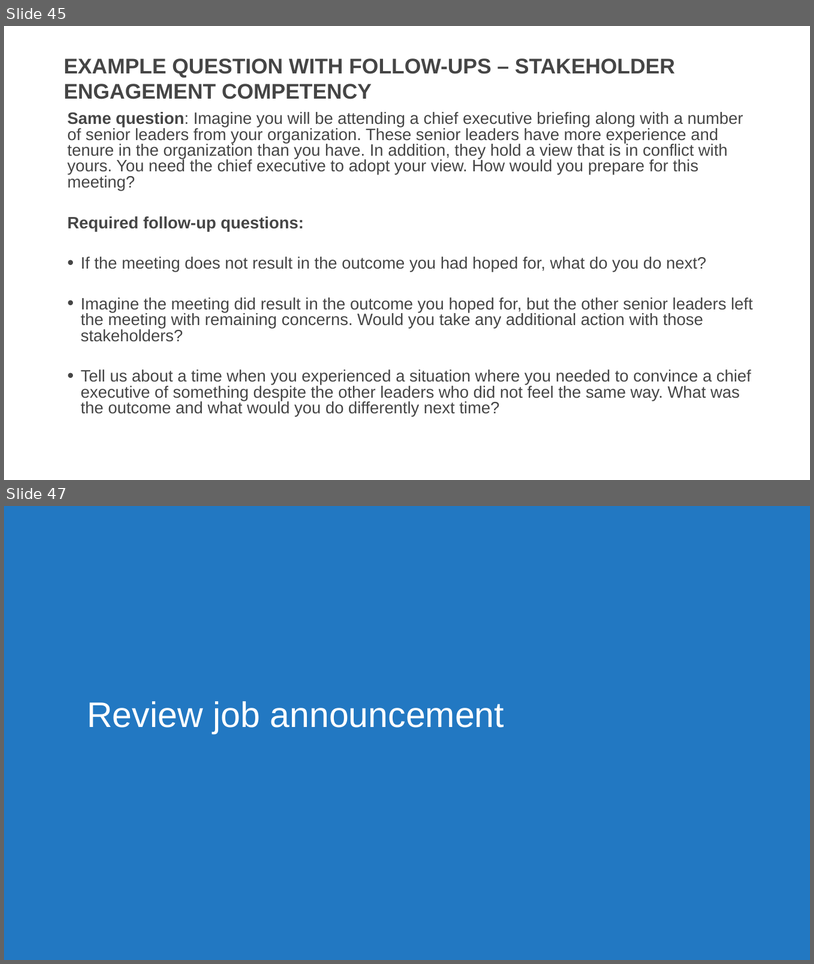
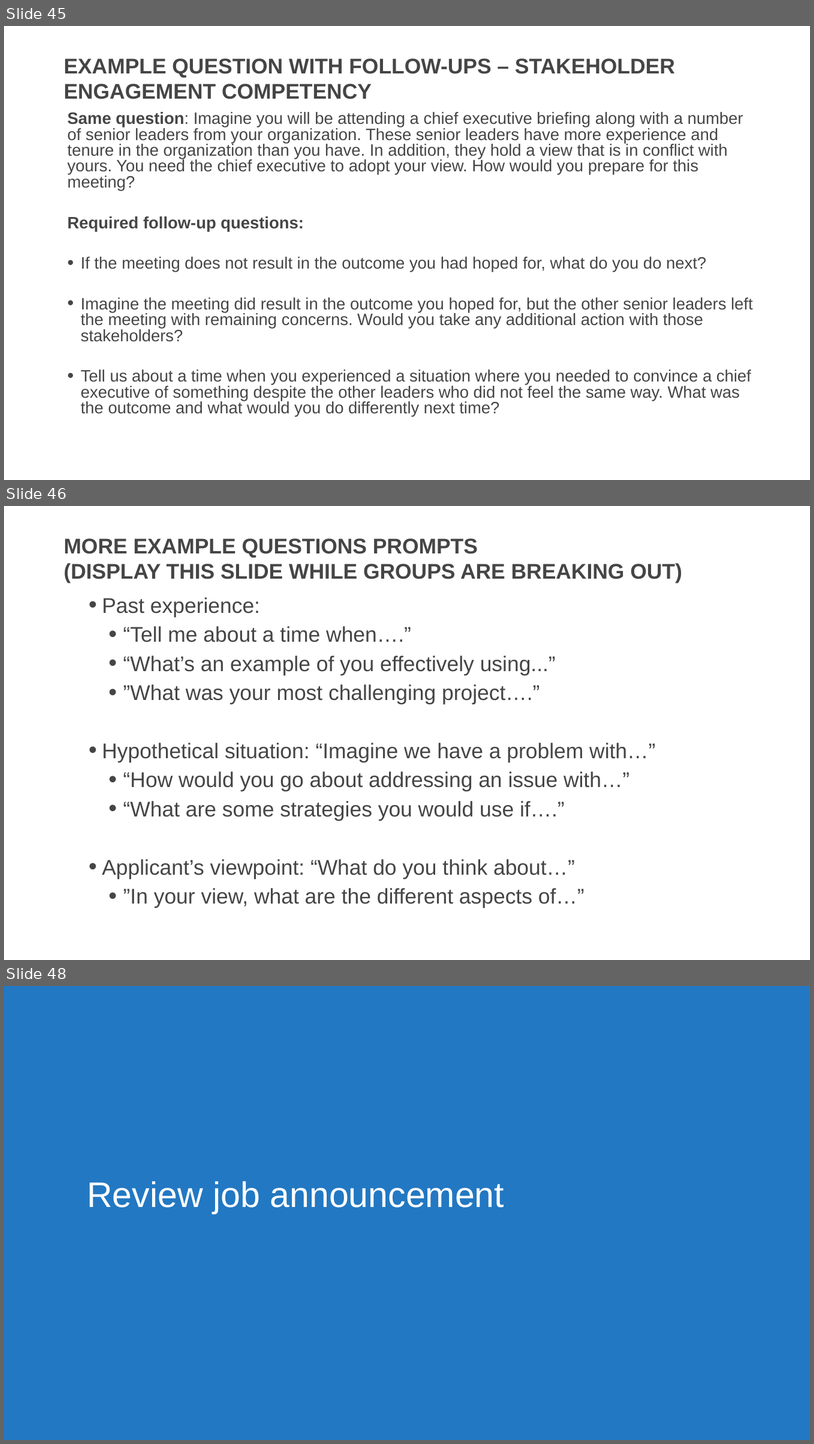
Before and after one commit to usds/SME-QA-Website, a slide deck: toolkit/job-analysis/job-analysis-presentation.pptx. Shown one above the other, each under a label of ours: slides 45 and 47 before the commit, slides 45, 46 and 48 after it; the slides between them are not shown. The pictures are 814x964 and 814x1444 pixels, drawn with LibreOffice and Linux fonts; fonts in the diff are those of the drawing. Boxes give left, top, right and bottom in pixels: in the first picture for what was removed or moved away, otherwise in the second. Text is boxed around its words. In the diff, an @@ line names an element or a change of style, - is before the commit and + after.

```diff
--- a/toolkit/job-analysis/job-analysis-presentation.pptx
+++ b/toolkit/job-analysis/job-analysis-presentation.pptx
@@ slide 46 added at [4, 506, 810, 960], background #FFFFFF @@
@@ title added at [64, 538, 683, 583], 36 pt, text #454545, bold @@
+MORE EXAMPLE QUESTIONS PROMPTS
+(DISPLAY THIS SLIDE WHILE GROUPS ARE BREAKING OUT)
@@ text added at [102, 597, 656, 908], 36 pt, text #454545 @@
+  • Past experience:
+    • “Tell me about a time when….”
+    • “What’s an example of you effectively using...”
+    • ”What was your most challenging project….”
+  • Hypothetical situation: “Imagine we have a problem with…”
+    • “How would you go about addressing an issue with…”
+    • “What are some strategies you would use if….”
+  • Applicant’s viewpoint: “What do you think about…”
+    • ”In your view, what are the different aspects of…”
@@ what was slide 47 is now slide 48 @@
```
Also in this commit, not shown: 3 slides changed.
